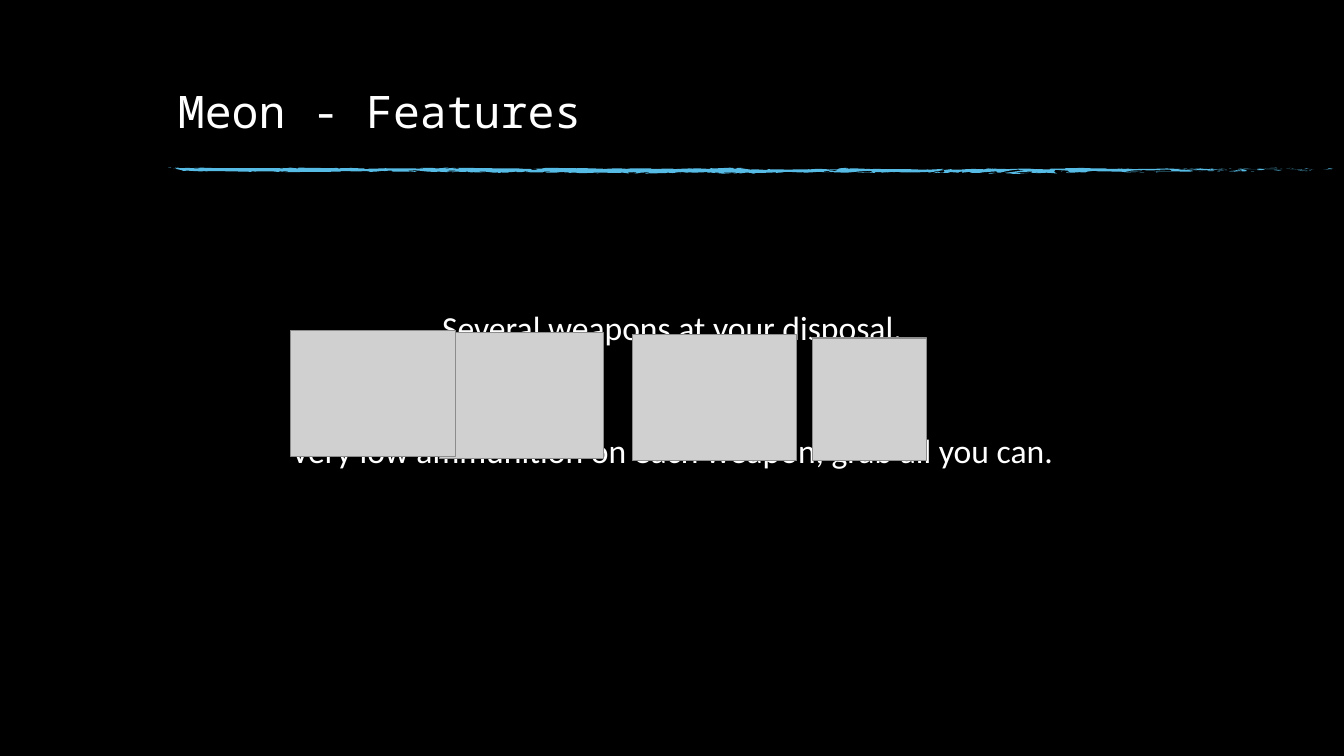
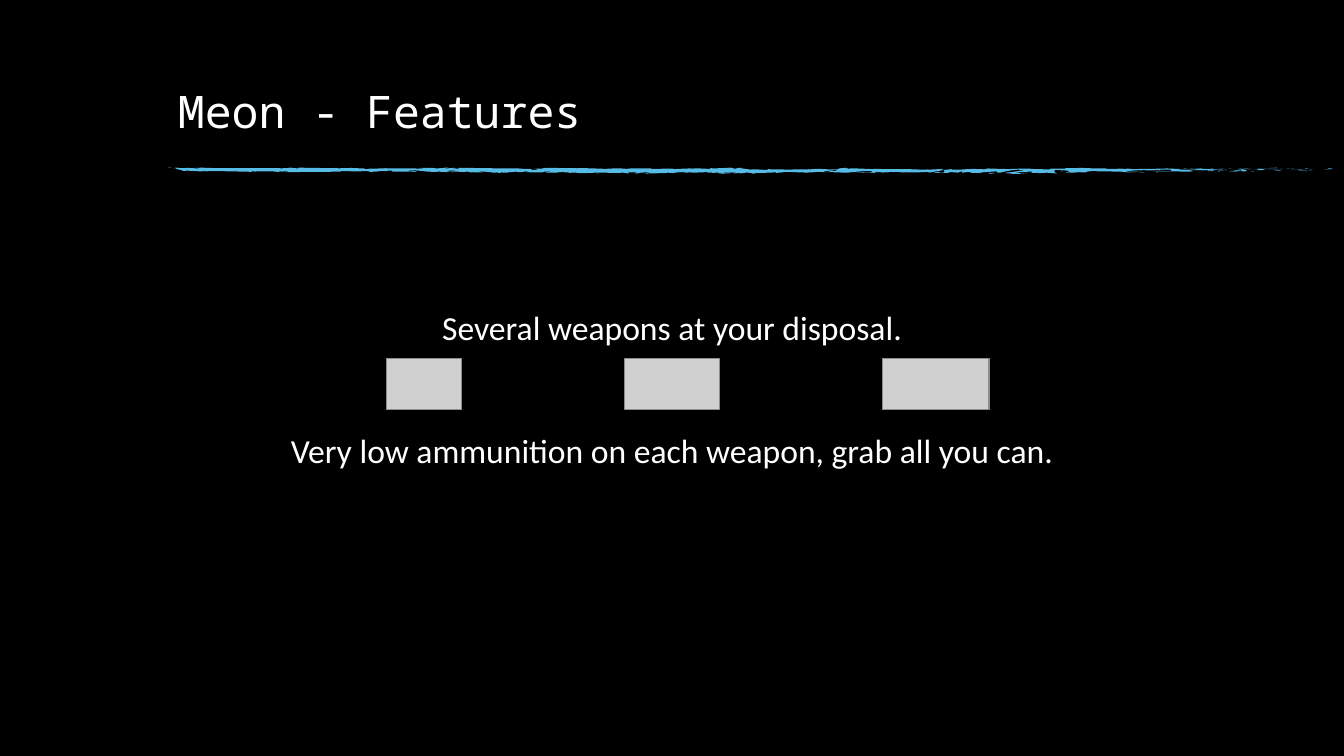
Before and after one commit to Fonns/Meon, a slide deck: slide 3 of Files/Docs/Power Point/Meon - Presentation.pptx. Drawn at 1344x756 pixels with LibreOffice and Linux fonts; fonts in the diff are those of the drawing; grey boxes stand for pictures; background and template pictures are left out. Boxes give left, top, right and bottom in pixels: in the first picture for what was removed or moved away, otherwise in the second. Text is boxed around its words. In the diff, an @@ line names an element or a change of style, - is before the commit and + after.

```diff
--- a/Files/Docs/Power Point/Meon - Presentation.pptx
+++ b/Files/Docs/Power Point/Meon - Presentation.pptx
@@ picture removed at (x1=290, y1=331, x2=455, y2=457) @@
@@ picture added at (x1=386, y1=359, x2=462, y2=409) @@
@@ picture removed at (x1=440, y1=333, x2=604, y2=459) @@
@@ picture added at (x1=625, y1=359, x2=720, y2=409) @@
@@ picture removed at (x1=632, y1=335, x2=797, y2=461) @@
@@ picture removed at (x1=813, y1=338, x2=927, y2=460) @@
@@ picture added at (x1=882, y1=359, x2=989, y2=409) @@
```
Also in this commit, not shown: 2 other slides changed, 43 other files.
